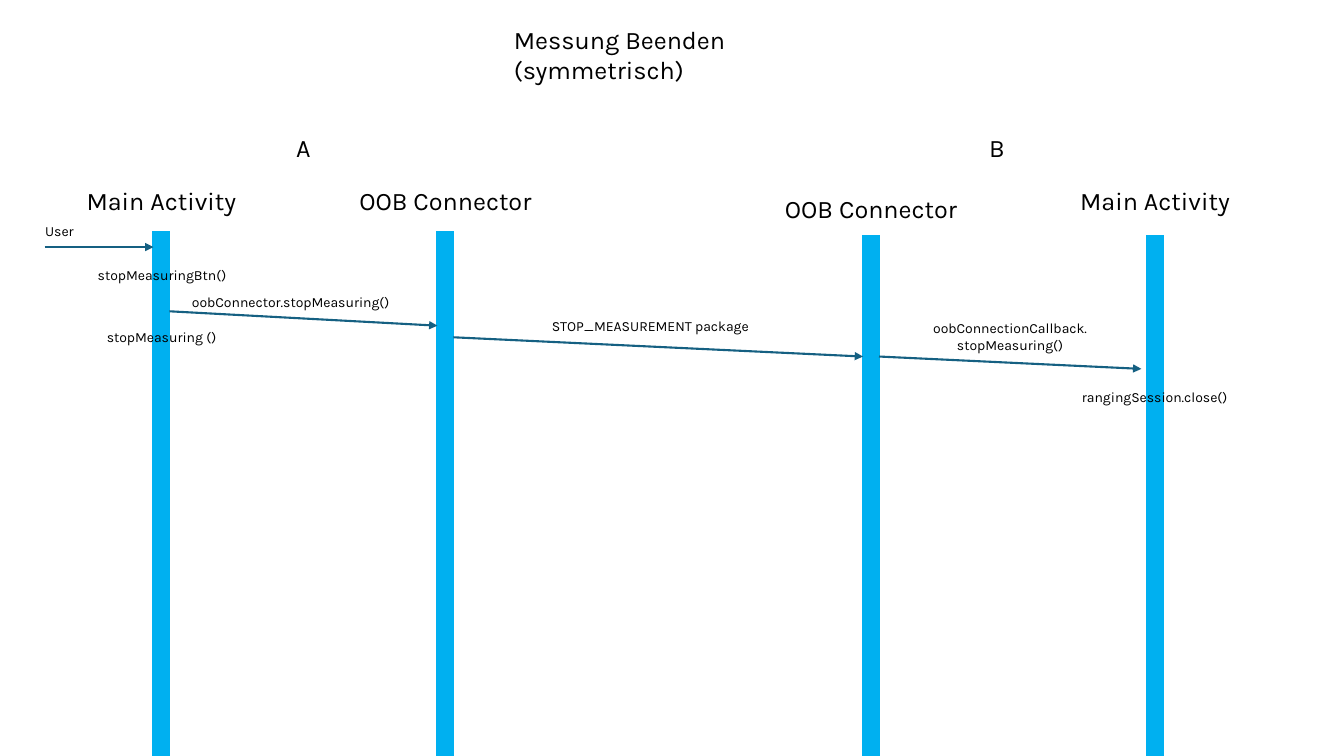
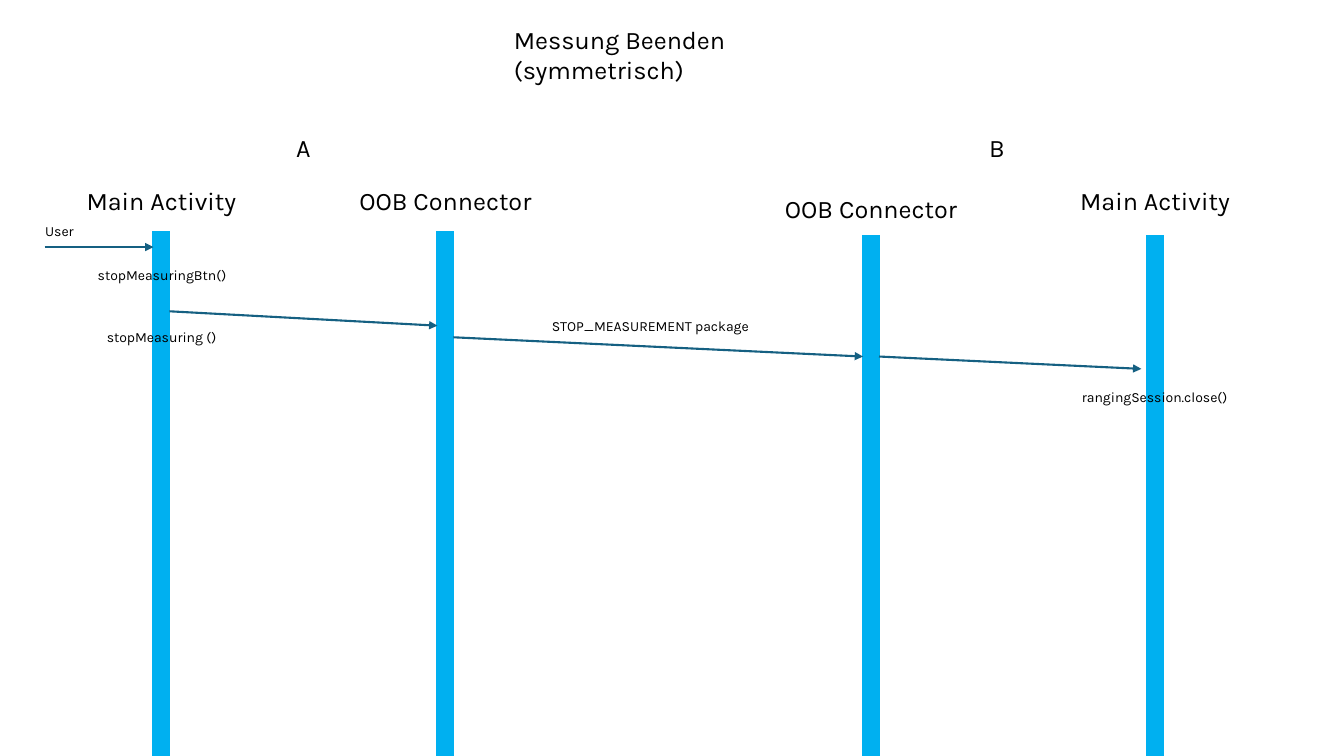
Before and after one commit to C-L-B-11/UWB_Test, a slide deck: slide 2 of Docs.pptx. Drawn at 1344x756 pixels with LibreOffice and Linux fonts; fonts in the diff are those of the drawing. Boxes give left, top, right and bottom in pixels: in the first picture for what was removed or moved away, otherwise in the second. Text is boxed around its words. In the diff, an @@ line names an element or a change of style, - is before the commit and + after.

```diff
--- a/Docs.pptx
+++ b/Docs.pptx
@@ text removed at [192,297,389,311] @@
-oobConnector.stopMeasuring()
@@ text removed at [933,323,1087,354] @@
-oobConnectionCallback. stopMeasuring()
```
Also in this commit, not shown: 2 other slides changed, 1 other file.
